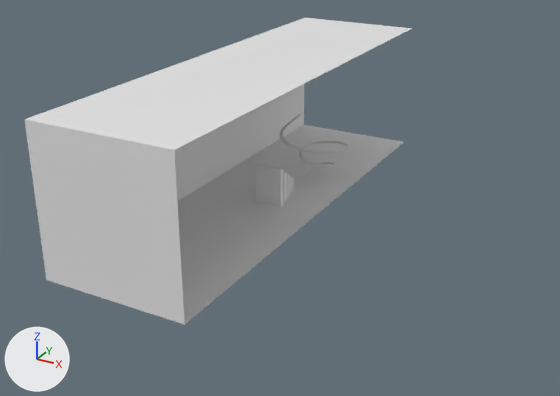
Renders of the Blender file 04-Shots/shot6.blend from each side of a commit.
Before and after are seen from a 50 mm lens placed at (53.4, -111.8, 38.1), pointed at (6.2, -26.0, -4.8). The lights are fixed; the arrows at lower left show +X, +Y and +Z. Materials are left out; every surface is plain grey.

Names of what the first picture shows: 'books.001', 'room.001', 'spirale + Kugel'.
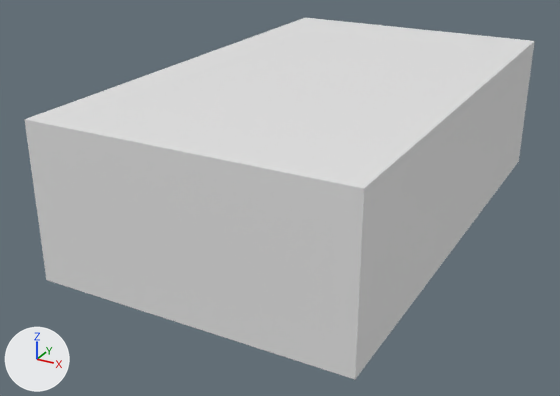
Location of each change, [x1, y1, x2, y2] in pixels of the pictures (560 x 396 px):
'room.002', shown
    after: [175, 28, 535, 380]
'room.001', moved, turned, rescaled
    both: [24, 18, 412, 325]
'books.001', unchanged, covered by the edit
    before: [256, 163, 294, 207]

Diff of the bpy script that builds the scene:
```diff
--- a/04-Shots/shot6.blend.py
+++ b/04-Shots/shot6.blend.py
@@ me_cube_011 @@
 # used by ob_cube_009; location = (0.0, -27.24, 10.0); scale = (10.0, 40.0, 10.0)
-me_cube_011.from_pydata(...)  # 20 vertices, 13 faces; spans x -1.0..1.0, y -0.68..1.0, z -1.0..1.0
+me_cube_011.from_pydata(...)  # 40 vertices, 36 faces; spans x -1086.33..254.12, y -1339.2..1.25, z -1.4..4.27
+# me_cube_011 part 1: the surface is now shaded smooth
@@ me_cube_012 @@
+me_cube_012.from_pydata([(-1.0, -0.68, -1.0), (-1.0, -0.68, 1.0), (-1.0, 1.0, -1.0), (-1.0, 1.0, 1.0), (1.0, -0.68, -1.0), (1.0, -0.68, 1.0), (1.0, 1.0, -1.0), (1.0, 1.0, 1.0), (-1.0, -0.1, 1.0), (-1.0, 0.22, 1.0), (-1.0, 0.59, 1.0), (-1.0, 0.59, -1.0), (-1.0, 0.22, -1.0), (-1.0, -0.1, -1.0), (1.0, 0.59, 1.0), (1.0, 0.22, 1.0), (1.0, -0.1, 1.0), (1.0, -0.1, -1.0), (1.0, 0.22, -1.0), (1.0, 0.59, -1.0)], [], [(10, 11, 2, 3), (5, 4, 0, 1), (11, 19, 6, 2), (14, 10, 3, 7), (5, 1, 8, 16), (16, 8, 9, 15), (15, 9, 10, 14), (0, 4, 17, 13), (13, 17, 18, 12), (12, 18, 19, 11), (1, 0, 13, 8), (8, 13, 12, 9), (9, 12, 11, 10)])
+for i in [7]: me_cube_012.polygons[i].material_index = 1
+for i in [2, 8, 9]: me_cube_012.polygons[i].material_index = 2
@@ col_room @@
 col_room = bpy.data.collections.new('room')
+col_room.objects.link(ob_cube_010)
 col_room.objects.link(ob_cube_009)
@@ ob_room_002 @@
 ob_room_002.instance_collection = col_room
-ob_room_002.hide_viewport = True
@@ ob_cube_009 @@
 ob_cube_009 = bpy.data.objects.new('Cube.009', me_cube_011)
-ob_cube_009.location = (0.0, -27.24, 10.0)
-ob_cube_009.scale = (10.0, 40.0, 10.0)
+ob_cube_009.location = (-6.269, -54.2, 0.065)
+ob_cube_009.rotation_euler = (0.0, 0.0, 3.142)  # degrees (0, 0, 180)
+ob_cube_009.scale = (0.0149, 0.05, 0.05)
@@ ob_cube_010 @@
+ob_cube_010 = bpy.data.objects.new('Cube.010', me_cube_012)
+ob_cube_010.location = (0.0, -27.24, 10.0)
+ob_cube_010.scale = (10.0, 40.0, 10.0)
```
